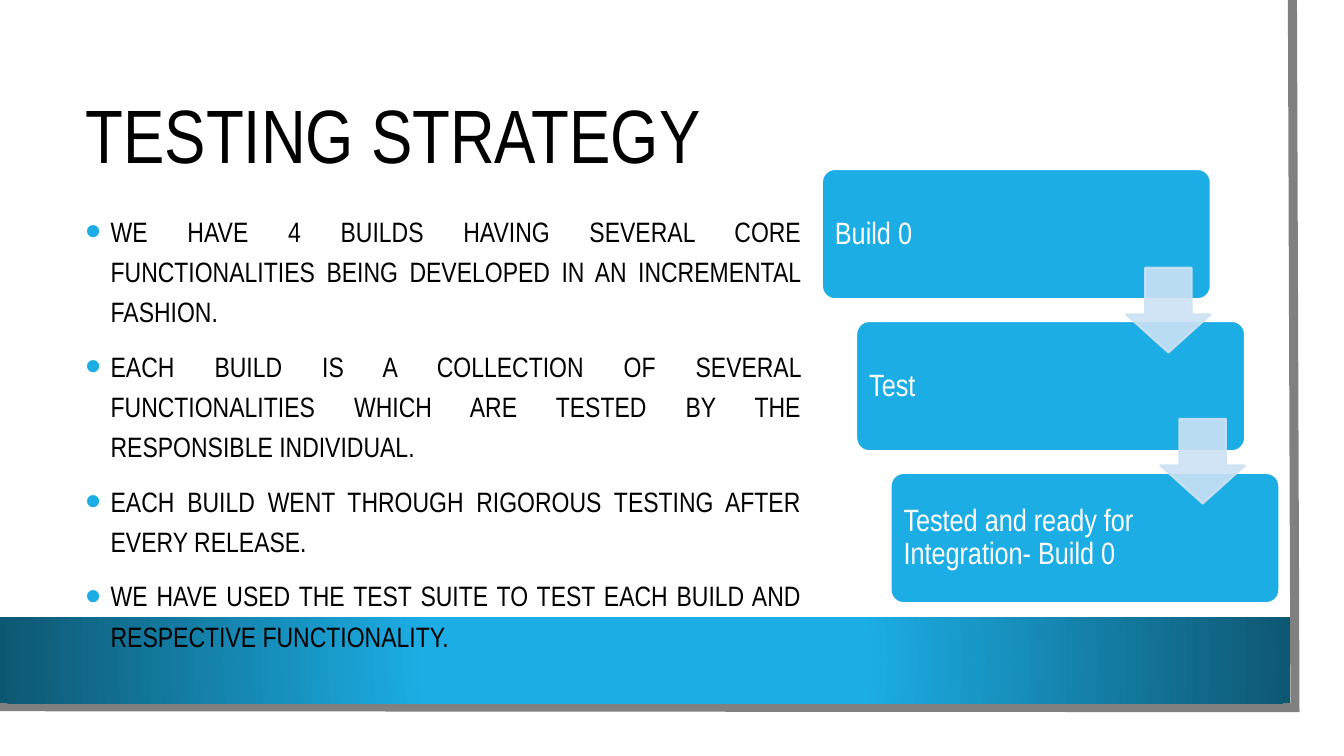
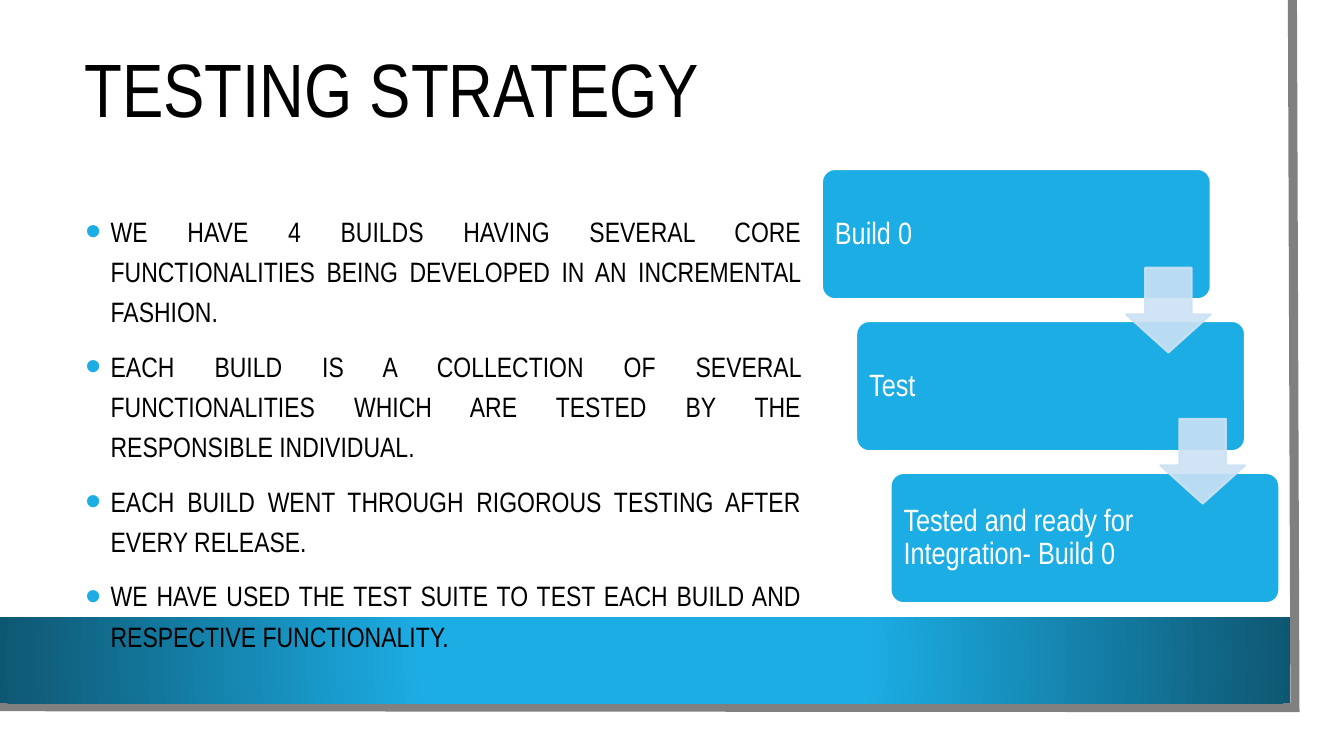
Before and after one commit to VamsiDevalla/Student-Attendance-Tracking, a slide deck: slide 13 of final ppt.pptx (slide 11 before the commit). Drawn at 1344x756 pixels with LibreOffice and Linux fonts; fonts in the diff are those of the drawing; background and template pictures are left out. Boxes give left, top, right and bottom in pixels: in the first picture for what was removed or moved away, otherwise in the second. Text is boxed around its words. In the diff, an @@ line names an element or a change of style, - is before the commit and + after.

```diff
--- a/final ppt.pptx
+++ b/final ppt.pptx
@@ title "TESTING STRATEGY": place and size @@
-title "TESTING STRATEGY" at (86, 110, 700, 164)
+title "TESTING STRATEGY" at (84, 64, 699, 118)
```
Also in this commit, not shown: 8 other slides changed, 4 slides added.
